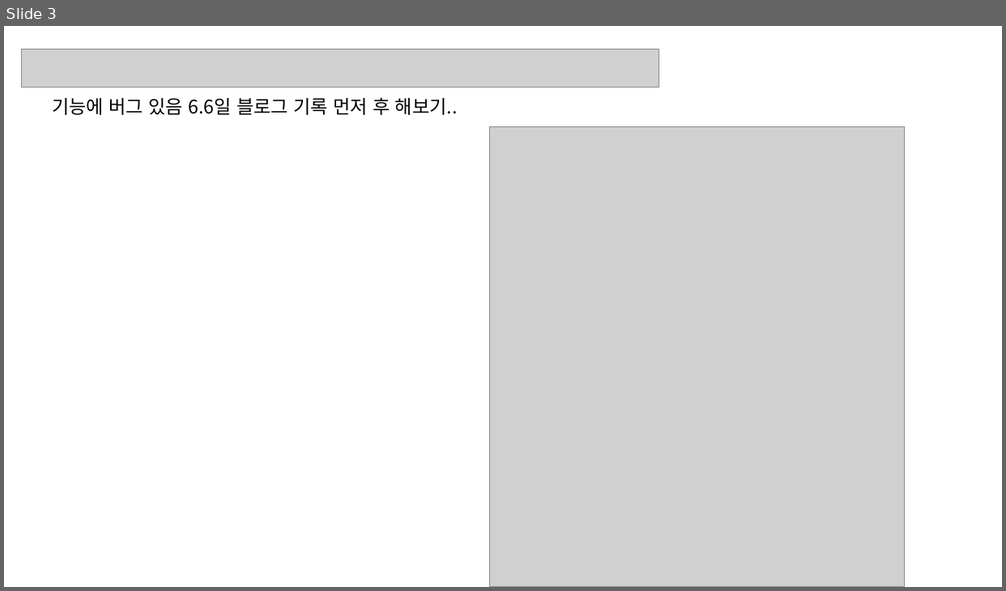
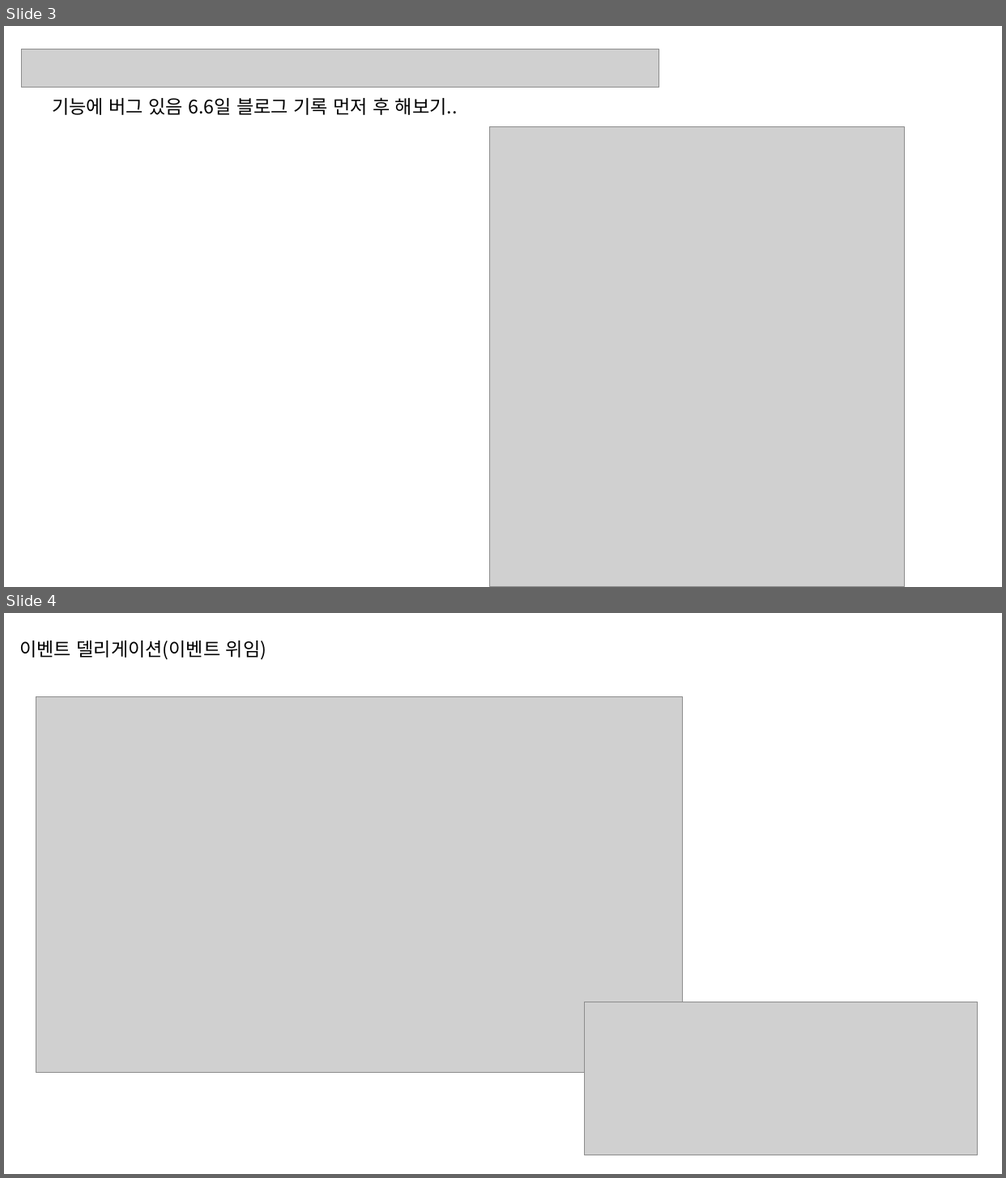
Before and after one commit to josungman/Programmer-s_Web_App_Dev_Course, a slide deck: week8/part6/인사정보페이지_공부내용.pptx. Shown one above the other, each under a label of ours: slide 3 before the commit, slides 3 and 4 after it. The pictures are 1006x591 and 1006x1178 pixels, drawn with LibreOffice and Linux fonts; fonts in the diff are those of the drawing; grey boxes stand for pictures. Boxes give left, top, right and bottom in pixels: in the first picture for what was removed or moved away, otherwise in the second. Text is boxed around its words. In the diff, an @@ line names an element or a change of style, - is before the commit and + after.

```diff
--- a/week8/part6/인사정보페이지_공부내용.pptx
+++ b/week8/part6/인사정보페이지_공부내용.pptx
@@ slide 4 added at [4,613,1002,1174], background #FFFFFF @@
@@ text added at [19,641,266,660], 18 pt, text #000000 @@
+이벤트 델리게이션(이벤트 위임)
@@ picture added at [36,697,683,1072] @@
@@ picture added at [584,1003,978,1156] @@
```
Also in this commit, not shown: 1 slide changed, 2 other slides added, 3 slides removed, 3 other files.
